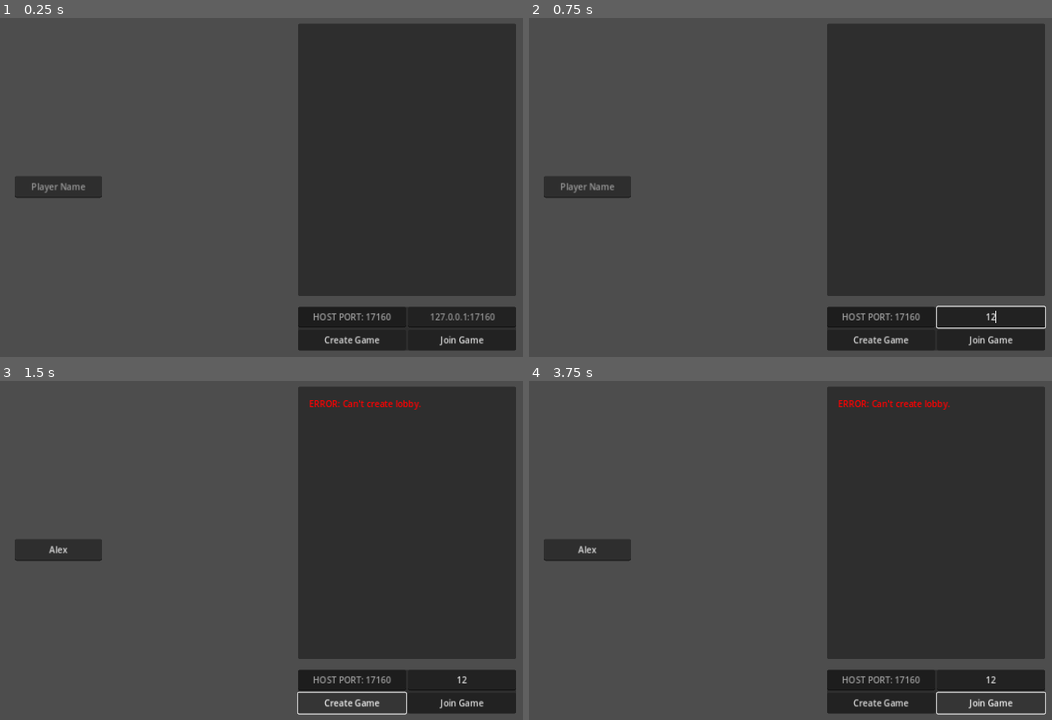
Above: before the commit, frames 1-4 (two rows, left to right).
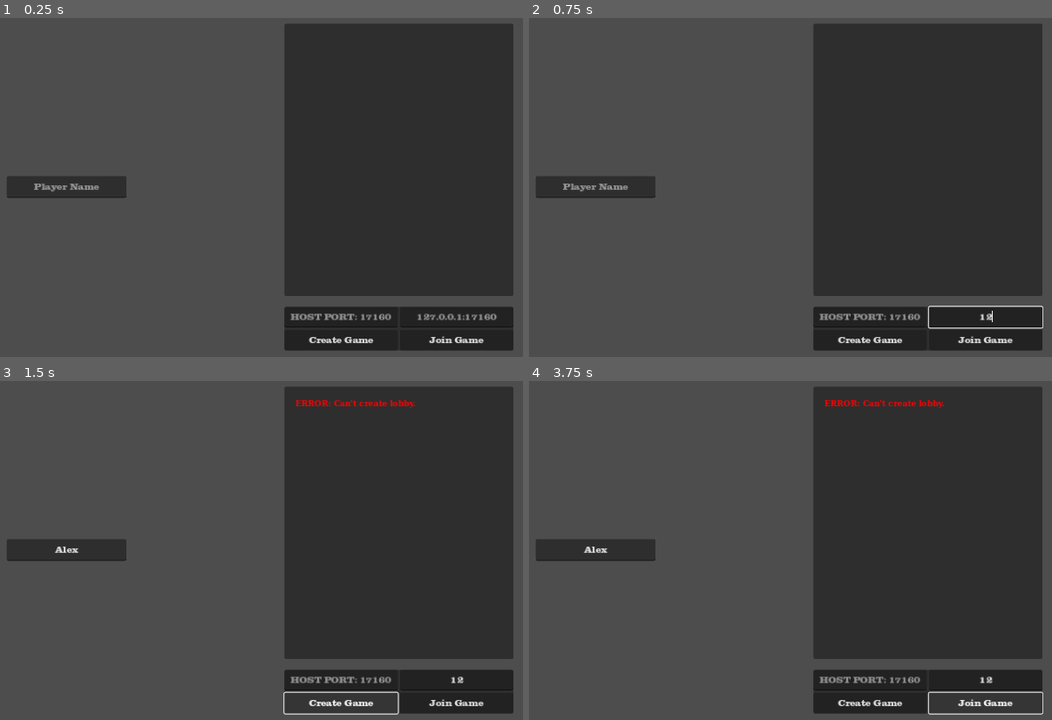
Above: after the commit, the same moments.

Repository: rwilson02/Poker-Party
Game: Godot game, scene res://scenes/Main.tscn
The game is run twice, just before and just after one commit, with the same random seed, the same clock (stepped at 60 frames per second) and the same inputs.
Inputs (mouse positions are in pixels of both pictures, inside the frame that each line leads up to):
- Up to frame 1 (0.25 s): no input
- Up to frame 2 (0.75 s): click (989, 316) at 0.52 s; type "12" at 0.6 s
- Up to frame 3 (1.5 s): click (57, 550) at 0.75 s; type "Alex" at 0.83 s; click "Create Game" at 1.25 s
- Up to frame 4 (3.75 s): click "Create Game" at 2 s; click "Create Game" at 2.75 s; click "Join Game" at 3.5 s

The runs differ from the first frame. In frame 1, 4.1% of the frame differs, in the area x 1-99%, y 1-99%; in frame 2, 4.1%; in frame 3, 4.2%; in frame 4, 4.3%.

Commit message:
add theming

Diff:
--- a/scenes/Gameplay.tscn
+++ b/scenes/Gameplay.tscn
@@ -8,6 +8,7 @@
 [ext_resource type="Texture2D" uid="uid://d1vdkbk325lco" path="res://textures/ico_chips.png" id="4_rxcjr"]
 [ext_resource type="PackedScene" uid="uid://cl1k1vjj8jeil" path="res://scenes/ui/betting_bar.tscn" id="5_nnckb"]
 [ext_resource type="PackedScene" uid="uid://br8kujy37icgm" path="res://scenes/ui/rule_change_menu.tscn" id="6_5hbob"]
+[ext_resource type="Theme" uid="uid://b4yajy8yajabe" path="res://theming/general.tres" id="6_b6hf0"]
 [ext_resource type="Script" path="res://scripts/ui/menu_manager.gd" id="6_jl3ny"]
 [ext_resource type="AudioStream" uid="uid://b63l3kd6711y2" path="res://audio/sfx/chips shuffle.mp3" id="6_oplt0"]
 
@@ -39,6 +40,8 @@
 
 [node name="Scorebug" parent="Display" instance=ExtResource("4_otush")]
 show_behind_parent = true
+offset_left = 20.0
+offset_right = 325.0
 
 [node name="CommCards" type="HBoxContainer" parent="Display"]
 anchors_preset = 8
@@ -90,6 +93,7 @@
 offset_bottom = -100.0
 grow_horizontal = 2
 grow_vertical = 2
+theme = ExtResource("6_b6hf0")
 bbcode_enabled = true
 text = "[center][img=24]res://textures/ico_chips.png[/img] 5000[/center]"
 
@@ -105,7 +109,7 @@
 anchor_top = 0.5
 anchor_right = 1.0
 anchor_bottom = 0.5
-offset_left = 120.0
+offset_left = 57.0
 offset_top = -200.0
 offset_right = 370.0
 offset_bottom = 200.0
@@ -117,8 +121,10 @@
 anchors_preset = 15
 anchor_right = 1.0
 anchor_bottom = 1.0
-grow_horizontal = 2
-grow_vertical = 2
+offset_right = 2.0
+grow_horizontal = 2
+grow_vertical = 2
+theme = ExtResource("6_b6hf0")
 bbcode_enabled = true
 
 [node name="ChipZoom" type="TextureRect" parent="Display"]
@@ -133,15 +139,17 @@
 
 [node name="BetBar" parent="Betting" instance=ExtResource("5_nnckb")]
 visible = false
-anchors_preset = 15
-anchor_right = 1.0
-anchor_bottom = 1.0
-offset_left = 340.0
-offset_top = 615.0
-offset_right = -340.0
-offset_bottom = -30.0
-grow_horizontal = 2
-grow_vertical = 2
+anchors_preset = 7
+anchor_left = 0.5
+anchor_top = 1.0
+anchor_right = 0.5
+anchor_bottom = 1.0
+offset_left = -300.0
+offset_top = -120.0
+offset_right = 300.0
+offset_bottom = -20.0
+grow_horizontal = 2
+grow_vertical = 0
 
 [node name="Menus" type="Node" parent="."]
 script = ExtResource("6_jl3ny")
@@ -182,6 +190,7 @@
 offset_bottom = -595.0
 grow_horizontal = 2
 grow_vertical = 2
+theme = ExtResource("6_b6hf0")
 
 [node name="BigText" type="Label" parent="Menus/End"]
 layout_mode = 1
@@ -256,6 +265,7 @@
 offset_right = -100.0
 offset_bottom = 50.0
 grow_vertical = 2
+theme = ExtResource("6_b6hf0")
 
 [node name="VBoxContainer" type="VBoxContainer" parent="Menus/Pause"]
 layout_mode = 1
--- a/scenes/Lobby.tscn
+++ b/scenes/Lobby.tscn
@@ -1,6 +1,10 @@
-[gd_scene load_steps=3 format=3 uid="uid://3qprhn0jes4i"]
-
+[gd_scene load_steps=5 format=3 uid="uid://3qprhn0jes4i"]
+
+[ext_resource type="Theme" uid="uid://b4yajy8yajabe" path="res://theming/general.tres" id="1_6mw0b"]
 [ext_resource type="Script" path="res://scripts/lobby.gd" id="1_vmmqq"]
+
+[sub_resource type="Theme" id="Theme_fld4m"]
+LineEdit/colors/font_color = Color(0.576471, 0.576471, 0.576471, 1)
 
 [sub_resource type="CompressedTexture2D" id="CompressedTexture2D_br66n"]
 
@@ -9,6 +13,7 @@
 anchors_preset = 0
 offset_right = 1280.0
 offset_bottom = 720.0
+theme = ExtResource("1_6mw0b")
 script = ExtResource("1_vmmqq")
 
 [node name="LobbyControls" type="ReferenceRect" parent="."]
@@ -18,7 +23,7 @@
 anchor_top = 0.5
 anchor_right = 1.0
 anchor_bottom = 0.5
-offset_left = -540.0
+offset_left = -570.0
 offset_top = -320.0
 offset_right = -100.0
 offset_bottom = 320.0
@@ -27,18 +32,19 @@
 
 [node name="LobbyMenu" type="TabContainer" parent="LobbyControls"]
 layout_mode = 1
-offset_left = 20.0
+anchors_preset = 5
+anchor_left = 0.5
+anchor_right = 0.5
+offset_left = -210.0
 offset_top = 20.0
-offset_right = 420.0
+offset_right = 210.0
 offset_bottom = 520.0
+grow_horizontal = 2
+tab_alignment = 1
 tabs_visible = false
 
 [node name="Players" type="MarginContainer" parent="LobbyControls/LobbyMenu"]
 layout_mode = 2
-theme_override_constants/margin_left = 20
-theme_override_constants/margin_top = 20
-theme_override_constants/margin_right = 20
-theme_override_constants/margin_bottom = 20
 
 [node name="RichTextLabel" type="RichTextLabel" parent="LobbyControls/LobbyMenu/Players"]
 layout_mode = 2
@@ -47,10 +53,6 @@
 [node name="Options" type="MarginContainer" parent="LobbyControls/LobbyMenu"]
 visible = false
 layout_mode = 2
-theme_override_constants/margin_left = 20
-theme_override_constants/margin_top = 20
-theme_override_constants/margin_right = 20
-theme_override_constants/margin_bottom = 20
 
 [node name="ScrollContainer" type="ScrollContainer" parent="LobbyControls/LobbyMenu/Options"]
 layout_mode = 2
@@ -253,18 +255,35 @@
 [node name="SpinBox" type="SpinBox" parent="LobbyControls/LobbyMenu/Options/ScrollContainer/VBoxContainer/WINNERS"]
 layout_mode = 2
 min_value = 1.0
+max_value = 4.0
+value = 1.0
+
+[node name="WILDS2" type="HBoxContainer" parent="LobbyControls/LobbyMenu/Options/ScrollContainer/VBoxContainer"]
+layout_mode = 2
+
+[node name="Label" type="Label" parent="LobbyControls/LobbyMenu/Options/ScrollContainer/VBoxContainer/WILDS2"]
+layout_mode = 2
+size_flags_horizontal = 3
+text = "Wilds per Suit: "
+horizontal_alignment = 2
+vertical_alignment = 1
+
+[node name="SpinBox" type="SpinBox" parent="LobbyControls/LobbyMenu/Options/ScrollContainer/VBoxContainer/WILDS2"]
+layout_mode = 2
 max_value = 3.0
-value = 1.0
 
 [node name="Control" type="Panel" parent="LobbyControls"]
 layout_mode = 1
-anchors_preset = 2
+anchors_preset = 7
+anchor_left = 0.5
 anchor_top = 1.0
+anchor_right = 0.5
 anchor_bottom = 1.0
-offset_left = 20.0
+offset_left = -210.0
 offset_top = -100.0
-offset_right = 420.0
+offset_right = 210.0
 offset_bottom = -20.0
+grow_horizontal = 2
 grow_vertical = 0
 
 [node name="PreGame" type="HBoxContainer" parent="LobbyControls/Control"]
@@ -280,9 +299,9 @@
 size_flags_horizontal = 3
 
 [node name="SpinBox" type="SpinBox" parent="LobbyControls/Control/PreGame/Hosting"]
-modulate = Color(0.709804, 0.709804, 0.709804, 1)
-layout_mode = 2
-size_flags_vertical = 3
+layout_mode = 2
+size_flags_vertical = 3
+theme = SubResource("Theme_fld4m")
 theme_override_icons/updown = SubResource("CompressedTexture2D_br66n")
 min_value = 1000.0
 max_value = 65535.0
@@ -338,7 +357,7 @@
 anchor_bottom = 0.5
 offset_left = 100.0
 offset_top = -320.0
-offset_right = 540.0
+offset_right = 570.0
 offset_bottom = 320.0
 grow_vertical = 2
 
@@ -349,9 +368,9 @@
 anchor_top = 0.5
 anchor_right = 0.5
 anchor_bottom = 0.5
-offset_left = -80.0
+offset_left = -110.0
 offset_top = -20.0
-offset_right = 80.0
+offset_right = 110.0
 offset_bottom = 20.0
 grow_horizontal = 2
 grow_vertical = 2
--- a/scenes/debug/test_hands.tscn
+++ b/scenes/debug/test_hands.tscn
@@ -1,5 +1,6 @@
-[gd_scene load_steps=2 format=3 uid="uid://b3yuf6tmomn1"]
+[gd_scene load_steps=3 format=3 uid="uid://b3yuf6tmomn1"]
 
+[ext_resource type="Theme" uid="uid://b4yajy8yajabe" path="res://theming/general.tres" id="1_mfcjg"]
 [ext_resource type="Script" path="res://scripts/debug/hand_generation.gd" id="1_yr0r1"]
 
 [node name="test_hands" type="Control"]
@@ -9,6 +10,7 @@
 anchor_bottom = 1.0
 grow_horizontal = 2
 grow_vertical = 2
+theme = ExtResource("1_mfcjg")
 script = ExtResource("1_yr0r1")
 
 [node name="Config" type="TabContainer" parent="."]
@@ -115,6 +117,7 @@
 size_flags_horizontal = 3
 text = "Wilds per Suit: "
 horizontal_alignment = 2
+vertical_alignment = 1
 
 [node name="SpinBox" type="SpinBox" parent="Config/Deck/Wilds"]
 layout_mode = 2
--- a/scenes/ui/betting_bar.tscn
+++ b/scenes/ui/betting_bar.tscn
@@ -1,8 +1,11 @@
-[gd_scene format=3 uid="uid://cl1k1vjj8jeil"]
+[gd_scene load_steps=2 format=3 uid="uid://cl1k1vjj8jeil"]
+
+[ext_resource type="Theme" uid="uid://b4yajy8yajabe" path="res://theming/general.tres" id="1_md358"]
 
 [node name="BetBar" type="Panel"]
-offset_right = 634.0
-offset_bottom = 108.0
+offset_right = 600.0
+offset_bottom = 100.0
+theme = ExtResource("1_md358")
 
 [node name="HBoxContainer" type="HBoxContainer" parent="."]
 layout_mode = 1
--- a/scenes/ui/rule_change_menu.tscn
+++ b/scenes/ui/rule_change_menu.tscn
@@ -1,10 +1,12 @@
-[gd_scene load_steps=2 format=3 uid="uid://br8kujy37icgm"]
+[gd_scene load_steps=3 format=3 uid="uid://br8kujy37icgm"]
 
 [ext_resource type="Script" path="res://scripts/ui/rule_changer.gd" id="1_hcc7p"]
+[ext_resource type="Theme" uid="uid://b4yajy8yajabe" path="res://theming/general.tres" id="1_n3b31"]
 
 [node name="RuleChange" type="Panel"]
 offset_right = 800.0
 offset_bottom = 500.0
+theme = ExtResource("1_n3b31")
 script = ExtResource("1_hcc7p")
 
 [node name="HBoxContainer" type="HBoxContainer" parent="."]
--- a/scenes/ui/scorebug.tscn
+++ b/scenes/ui/scorebug.tscn
@@ -1,4 +1,6 @@
-[gd_scene format=3 uid="uid://cnd6j21isfrjj"]
+[gd_scene load_steps=2 format=3 uid="uid://cnd6j21isfrjj"]
+
+[ext_resource type="Theme" uid="uid://b4yajy8yajabe" path="res://theming/general.tres" id="1_x0e2q"]
 
 [node name="Scorebug" type="Panel"]
 anchors_preset = 2
@@ -9,6 +11,7 @@
 offset_right = 335.0
 offset_bottom = -30.0
 grow_vertical = 0
+theme = ExtResource("1_x0e2q")
 
 [node name="HUDText" type="RichTextLabel" parent="."]
 editor_description = "max width is roughly 13 characters, maybe adjust"
@@ -17,13 +20,13 @@
 anchors_preset = 4
 anchor_top = 0.5
 anchor_bottom = 0.5
-offset_top = -23.0
+offset_top = -22.5
 offset_right = 120.0
-offset_bottom = 23.0
+offset_bottom = 23.5
 grow_vertical = 2
 bbcode_enabled = true
 text = "[center]Player Name
-[img=24]res://textures/ico_chips.png[/img] XXXXX[/center]"
+[img=24]res://textures/ico_chips.png[/img] XXX[/center]"
 fit_content = true
 scroll_active = false
 autowrap_mode = 0
@@ -41,7 +44,7 @@
 offset_bottom = -37.5
 grow_vertical = 2
 bbcode_enabled = true
-text = "[center][img=24]res://textures/ico_chips.png[/img] XXXXX[/center]"
+text = "[center][img=24]res://textures/ico_chips.png[/img] XXX[/center]"
 fit_content = true
 scroll_active = false
 autowrap_mode = 0
@@ -63,7 +66,7 @@
 anchor_left = 1.0
 anchor_right = 1.0
 anchor_bottom = 1.0
-offset_left = -4.0
+offset_left = -150.0
 grow_horizontal = 0
 grow_vertical = 2
 
--- a/scenes/ui/ui_card.tscn
+++ b/scenes/ui/ui_card.tscn
@@ -1,7 +1,8 @@
-[gd_scene load_steps=4 format=3 uid="uid://bci8qpa7y3464"]
+[gd_scene load_steps=5 format=3 uid="uid://bci8qpa7y3464"]
 
 [ext_resource type="Script" path="res://scripts/ui/card_setup.gd" id="1_hdb8b"]
 [ext_resource type="Texture2D" uid="uid://cl00gjptu5w6e" path="res://textures/cards/suit_selector.tres" id="1_lfkq7"]
+[ext_resource type="Theme" uid="uid://b4yajy8yajabe" path="res://theming/general.tres" id="1_y2g7m"]
 
 [sub_resource type="StyleBoxFlat" id="StyleBoxFlat_22ryu"]
 bg_color = Color(1, 1, 1, 1)
@@ -23,6 +24,7 @@
 offset_right = 120.0
 offset_bottom = 176.0
 pivot_offset = Vector2(120, 176)
+theme = ExtResource("1_y2g7m")
 theme_override_styles/panel = SubResource("StyleBoxFlat_22ryu")
 script = ExtResource("1_hdb8b")
 metadata/card = 0
@@ -57,7 +59,7 @@
 offset_bottom = 23.0
 mouse_filter = 1
 theme_override_font_sizes/font_size = 27
-text = "???"
+text = "??"
 horizontal_alignment = 1
 
 [node name="Icon" type="TextureRect" parent="TopLeft"]
@@ -92,7 +94,7 @@
 offset_bottom = 23.0
 mouse_filter = 1
 theme_override_font_sizes/font_size = 27
-text = "???"
+text = "??"
 horizontal_alignment = 1
 
 [node name="Icon" type="TextureRect" parent="BottomRight"]
--- a/scripts/rules.gd
+++ b/scripts/rules.gd
@@ -29,7 +29,7 @@
 	var end_diff = card_value - RULES["VALS_PER_SUIT"]
 
 	if card == FREE_WILD:
-		return "???"
+		return "??"
 	elif end_diff > -5:
 		return values[end_diff]
 	else:
--- a/scripts/ui/card_setup.gd
+++ b/scripts/ui/card_setup.gd
@@ -13,7 +13,7 @@
 	set_meta("card", card)
 	var value = Rules.get_proper_value(card)
 	var suit = Rules.get_suit(card)
-	var wild = value == "???"
+	var wild = value == "??"
 
 	for i in icons:
 		i.texture.region = Rect2i(\
--- /dev/null
+++ b/theming/general.tres
@@ -0,0 +1,12 @@
+[gd_resource type="Theme" load_steps=3 format=3 uid="uid://b4yajy8yajabe"]
+
+[ext_resource type="FontFile" uid="uid://15waa33347nr" path="res://theming/DejaVuSerifCondensed-Bold.ttf" id="1_f3cvj"]
+[ext_resource type="FontFile" uid="uid://ce2om7nbymu5y" path="res://theming/CLARE___.TTF" id="1_otx58"]
+
+[resource]
+default_font = ExtResource("1_otx58")
+MarginContainer/constants/margin_bottom = 20
+MarginContainer/constants/margin_left = 20
+MarginContainer/constants/margin_right = 20
+MarginContainer/constants/margin_top = 20
+RichTextLabel/fonts/normal_font = ExtResource("1_f3cvj")
Not shown: 1 places in scenes/Gameplay.tscn that only renumber resources
Binary file added: theming/CLARE___.TTF
Not shown, added: theming/CLARE___.TTF.import
Binary file added: theming/DejaVuSerifCondensed-Bold.ttf
Not shown, added: theming/DejaVuSerifCondensed-Bold.ttf.import
